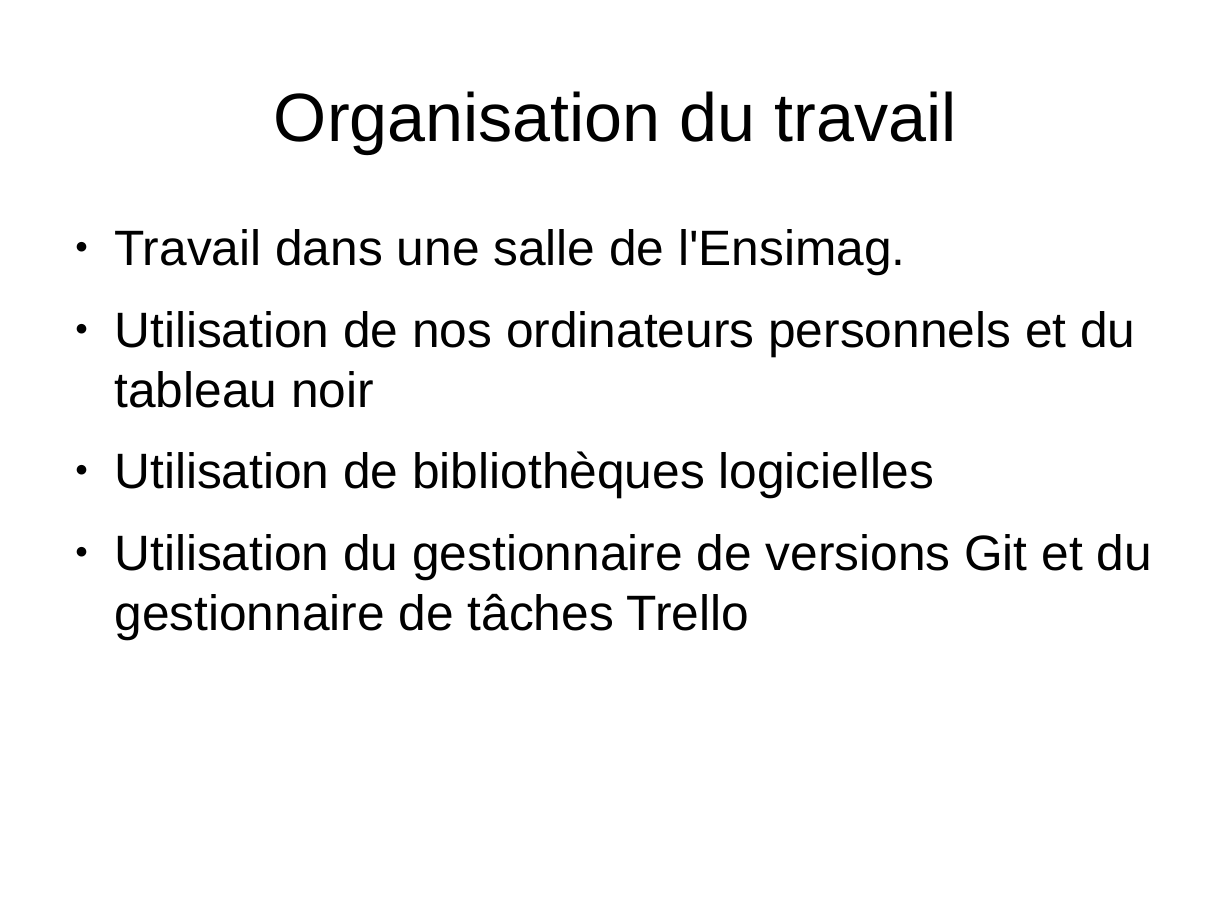
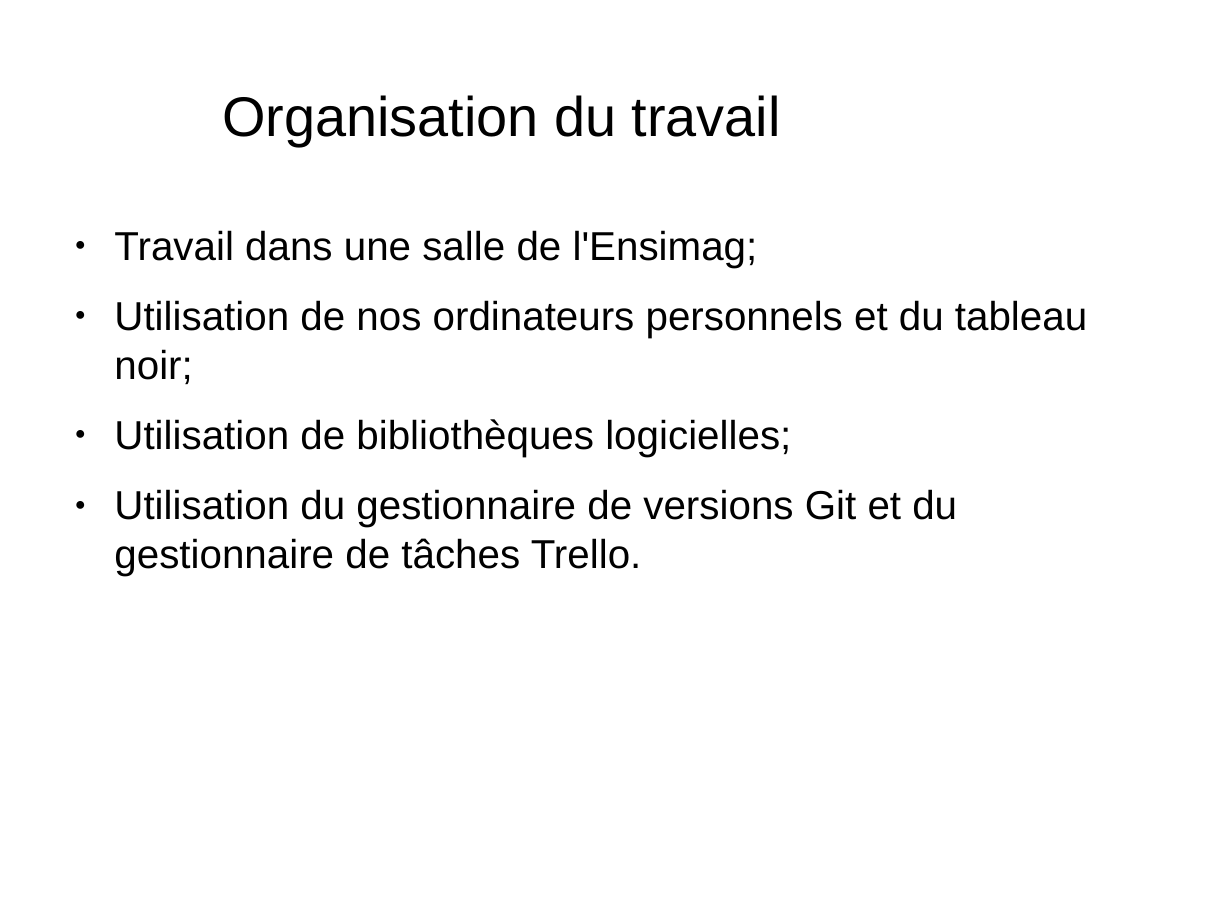
Before and after one commit to juliendvl/modeleur-bmesh, a slide deck: slide 8 of SCHEME/diapos_scheme.odp. Drawn at 1232x924 pixels with LibreOffice and Linux fonts; fonts in the diff are those of the drawing; background and template pictures are left out. Boxes give left, top, right and bottom in pixels: in the first picture for what was removed or moved away, otherwise in the second. Text is boxed around its words. In the diff, an @@ line names an element or a change of style, - is before the commit and + after.

```diff
--- a/SCHEME/diapos_scheme.odp
+++ b/SCHEME/diapos_scheme.odp
@@ title "Organisation du travail" moved from (x1=274, y1=91, x2=957, y2=153) to (x1=222, y1=95, x2=781, y2=146) @@
@@ title "Organisation du travail" at (x1=222, y1=95, x2=781, y2=146): size 44 to 36 pt @@
@@ text at (x1=114, y1=230, x2=1087, y2=576): text changed; size 32 to 26 pt @@
-● Travail dans une salle de l'Ensimag.
-● Utilisation de nos ordinateurs personnels et du tableau noir
-● Utilisation de bibliothèques logicielles
-● Utilisation du gestionnaire de versions Git et du gestionnaire de tâches Trello
+● Travail dans une salle de l'Ensimag;
+● Utilisation de nos ordinateurs personnels et du tableau noir;
+● Utilisation de bibliothèques logicielles;
+● Utilisation du gestionnaire de versions Git et du gestionnaire de tâches Trello.
```
Also in this commit, not shown: 9 other slides changed, 1 slide added, 1 slide removed.
